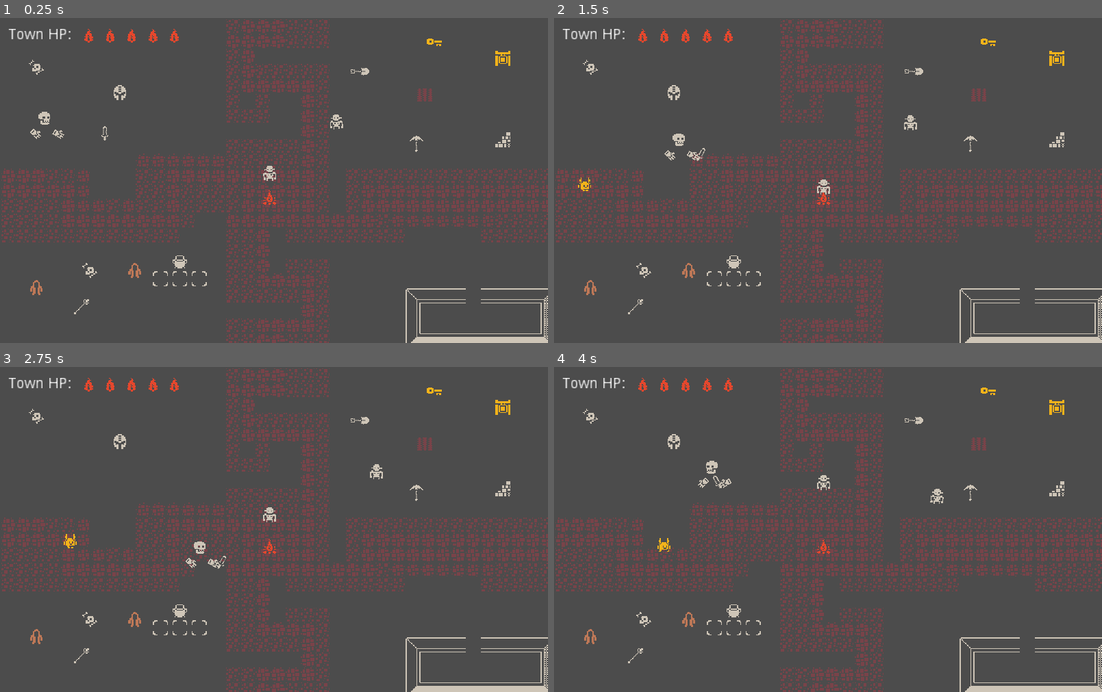
Above: before the commit, frames 1-4 (two rows, left to right).
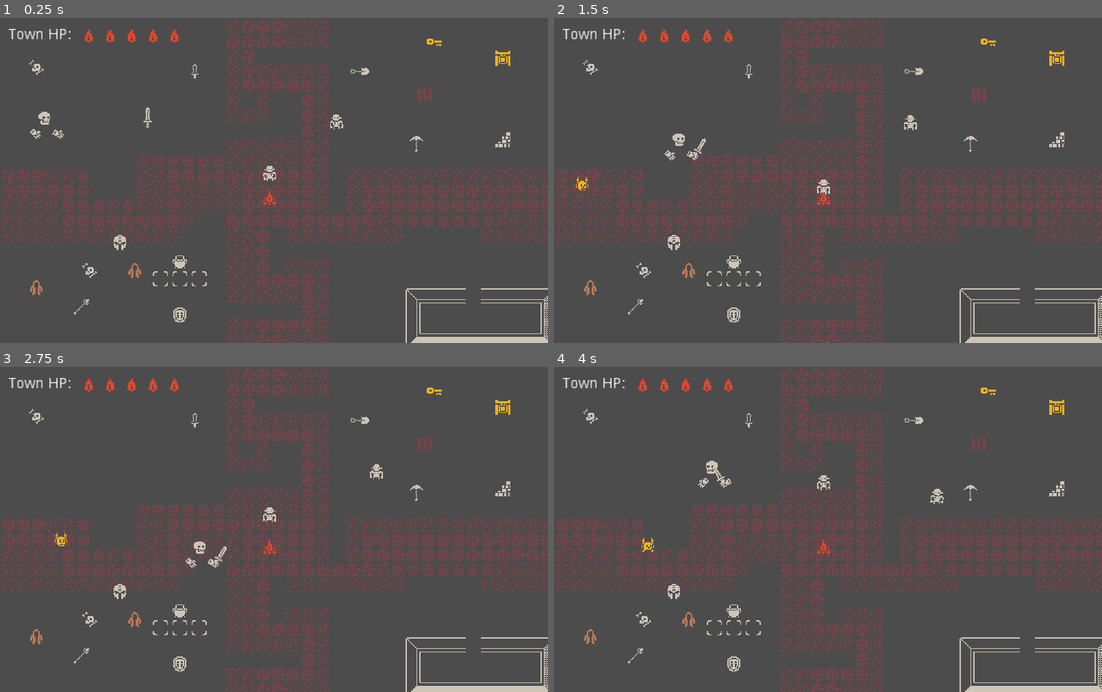
Above: after the commit, the same moments.

Repository: dw3nt/mizjam1
Game: Godot game, scene res://Playground.tscn
Same seed, same stepped clock (60 frames per second), same inputs: the game is played once before the commit and once after it.
Inputs (mouse positions are in pixels of both pictures, inside the frame that each line leads up to):
- Up to frame 1 (0.25 s): no input
- Up to frame 2 (1.5 s): move the mouse to (948, 164) at 0.52 s; hold D (move_right) 0.53-1.28 s; tap Q (pick_up_left) at 0.6 s; click (948, 164) at 0.67 s; move the mouse to (718, 196) at 1.27 s; hold S (move_down) from 1.28 s (still down); tap E (pick_up_right) at 1.35 s
- Up to frame 3 (2.75 s): move the mouse to (328, 458) at 2.02 s; release S (move_down) at 2.03 s; press the mouse at (328, 458) at 2.03 s; hold D (move_right) from 2.03 s (still down)
- Up to frame 4 (4 s): move the mouse to (800, 594) at 2.77 s; release D (move_right) at 2.78 s; release the mouse at (800, 594) at 2.78 s; hold W (move_up) 2.78-3.53 s; right-click (800, 594) at 2.85 s; click (800, 594) at 2.92 s; move the mouse to (992, 578) at 3.52 s; hold A (move_left) from 3.53 s (still down); tap Q (pick_up_left) at 3.6 s

The runs differ from the first frame. In frame 1, 0.3% of the frame differs, in the area x 18-37%, y 14-94%; in frame 2, 0.3%; in frame 3, 0.3%; in frame 4, 0.3%, in the area x 16-37%, y 14-94%.

Commit message:
minions and enemeis have modifiable stats

Diff:
--- a/Playground.tscn
+++ b/Playground.tscn
@@ -19,7 +19,9 @@
 [ext_resource path="res://objects/MageCloak.tscn" type="PackedScene" id=17]
 [ext_resource path="res://objects/MageStaff.tscn" type="PackedScene" id=18]
 [ext_resource path="res://people/Minion.tscn" type="PackedScene" id=19]
-[ext_resource path="res://objects/Helmet.tscn" type="PackedScene" id=20]
+[ext_resource path="res://objects/KnightHelmet.tscn" type="PackedScene" id=20]
+[ext_resource path="res://objects/KnightShield.tscn" type="PackedScene" id=21]
+[ext_resource path="res://objects/KnightSword.tscn" type="PackedScene" id=22]
 
 [node name="Playground" type="Node2D"]
 script = ExtResource( 5 )
@@ -67,7 +69,7 @@
 [node name="UI" parent="." instance=ExtResource( 7 )]
 
 [node name="Sword" parent="." instance=ExtResource( 8 )]
-position = Vector2( 98, 112 )
+position = Vector2( 182, 54 )
 
 [node name="BreakableWall" parent="." instance=ExtResource( 10 )]
 position = Vector2( 462, 106 )
@@ -101,5 +103,11 @@
 [node name="MageStaff" parent="." instance=ExtResource( 18 )]
 position = Vector2( 76, 270 )
 
-[node name="Helmet" parent="." instance=ExtResource( 20 )]
-position = Vector2( 112, 70 )
+[node name="KnightHelmet" parent="." instance=ExtResource( 20 )]
+position = Vector2( 112, 210 )
+
+[node name="KnightShield" parent="." instance=ExtResource( 21 )]
+position = Vector2( 168, 278 )
+
+[node name="KnightSword" parent="." instance=ExtResource( 22 )]
+position = Vector2( 142, 102 )
--- a/enemies/Attack.gd
+++ b/enemies/Attack.gd
@@ -1,7 +1,5 @@
 extends EnemyStateMachine
 
-const ATTACK_TIME_MIN = 0.75
-const ATTACK_TIME_MAX = 1.5
 const CHARGE_DISTANCE = 8
 const ATTACK_DISTANCE = 6
 enum ATTACK_TWEENS { Charging, Attacking, Resetting }
@@ -10,7 +8,7 @@
 var target = null
 var spriteStartPos = null
 var currentTween = null
-var attackTimeOffset = 0
+var currentAttackTimeOffset = 0
 var tween
 
 onready var attackTimer = $AttackTimer
@@ -30,7 +28,7 @@
 	tween.connect("tween_all_completed", self, "_on_Tween_tween_all_completed")
 	add_child(tween)
 	currentTween = null
-	attackTimeOffset = 0
+	currentAttackTimeOffset = 0
 	target = args[0]
 	spriteStartPos = fsm.sprite.position
 
@@ -51,7 +49,7 @@
 
 
 func startAttackTimer():
-	attackTimer.wait_time = rand_range(ATTACK_TIME_MIN, ATTACK_TIME_MAX) + attackTimeOffset
+	attackTimer.wait_time = rand_range(fsm.minAttackSpeed, fsm.maxAttackSpeed) + currentAttackTimeOffset
 	attackTimer.start()
 
 
@@ -98,7 +96,7 @@
 
 func _on_AttackTimer_timeout():
 	if targetExists():
-		attackTimeOffset = 2
+		currentAttackTimeOffset = fsm.attackTimeOffset
 		playChargeTween()
 
 
--- a/enemies/ChaseGoal.gd
+++ b/enemies/ChaseGoal.gd
@@ -1,6 +1,4 @@
 extends EnemyStateMachine
-
-const MOVE_SPEED = 30
 
 var fsm
 var goalPath = []
@@ -42,7 +40,7 @@
 
 	moveDir = global_position.direction_to(nextPathPoint)
 	fsm.sprite.flip_h = moveDir.x < 0
-	fsm.velocity = moveDir * MOVE_SPEED
+	fsm.velocity = moveDir * fsm.chaseGoalSpeed
 
 
 func _on_ChaseTargetDetect_body_entered(body):
--- a/enemies/ChaseTarget.gd
+++ b/enemies/ChaseTarget.gd
@@ -1,6 +1,4 @@
 extends EnemyStateMachine
-
-const MOVE_SPEED = 40
 
 var fsm
 var target = null
@@ -16,7 +14,7 @@
 	else:
 		var direction = global_position.direction_to(target.global_position)
 		fsm.sprite.flip_h = direction.x < 0
-		fsm.velocity = direction * MOVE_SPEED
+		fsm.velocity = direction * fsm.chaseTargetSpeed
 
 
 # args[0] - chase target
--- a/enemies/Enemy.gd
+++ b/enemies/Enemy.gd
@@ -2,6 +2,11 @@
 
 export var hp = 2
 export var atk = 1 setget setAtk
+export var chaseGoalSpeed = 25 setget setChaseGoalSpeed
+export var chaseTargetSpeed = 30 setget setChaseTargetSpeed
+export var minAttackSpeed = 0.75 setget setMinAttackSpeed
+export var maxAttackSpeed = 1.5 setget setMaxAttackSpeed
+export var attackTimeOffset = 2 setget setAttackTimeOffset
 
 var path setget setPath
 
@@ -10,10 +15,14 @@
 
 
 func _ready():
-	injuredState.connect("dead", self, "_on_Injured_dead")
-
+	randomize()
 	enemyStates.damage = atk
 	enemyStates.path = path
+	enemyStates.chaseGoalSpeed = chaseGoalSpeed
+	enemyStates.chaseTargetSpeed = chaseTargetSpeed
+	enemyStates.minAttackSpeed = minAttackSpeed
+	enemyStates.maxAttackSpeed = maxAttackSpeed
+	enemyStates.attackTimeOffset = attackTimeOffset
 	enemyStates.ready()
 
 
@@ -49,3 +58,32 @@
 	path = val
 	if enemyStates && path.size() > 0:
 		enemyStates.path = path
+
+
+func setChaseGoalSpeed(val):
+	chaseGoalSpeed = val
+	if enemyStates:
+		enemyStates.chaseGoalSpeed = chaseGoalSpeed
+
+
+func setChaseTargetSpeed(val):
+	chaseTargetSpeed = val
+	if enemyStates:
+		enemyStates.chaseTargetSpeed = chaseTargetSpeed
+
+
+func setMinAttackSpeed(val):
+	minAttackSpeed = val
+	if enemyStates:
+		enemyStates.minAttackSpeed = minAttackSpeed
+
+
+func setMaxAttackSpeed(val):
+	maxAttackSpeed = val
+	if enemyStates:
+		enemyStates.maxAttackSpeed = maxAttackSpeed
+
+func setAttackTimeOffset(val):
+	attackTimeOffset = val
+	if enemyStates:
+		enemyStates.attackTimeOffset = path
--- a/enemies/EnemyStateMachine.gd
+++ b/enemies/EnemyStateMachine.gd
@@ -8,10 +8,16 @@
 export(NodePath) var spritePath
 
 var state
+var velocity = Vector2.ZERO
+var history = []
+
 var path
-var velocity = Vector2.ZERO
 var damage
-var history = []
+var chaseGoalSpeed
+var chaseTargetSpeed
+var minAttackSpeed
+var maxAttackSpeed
+var attackTimeOffset
 
 onready var animation = get_node(animationPath)
 onready var sprite = get_node(spritePath)
--- a/objects/Cauldron.gd
+++ b/objects/Cauldron.gd
@@ -5,6 +5,10 @@
 	{
 		"ingredients": ["Bones", "MageCloak", "MageStaff"],
 		"scene": preload("res://people/MageMinion.tscn")
+	},
+	{
+		"ingredients": ["KnightSword", "KnightHelmet", "KnightShield"],
+		"scene": preload("res://people/KnightMinion.tscn")
 	}
 ]
 
@@ -34,6 +38,7 @@
 			item.position = Vector2.ZERO
 			item.isGrabable = false
 			itemsHeldWrap.get_child(itemsHeld.size() - 1).add_child(item)
+			item.sprite.position = Vector2.ZERO
 
 	if itemsHeld.size() >= 3:
 		var sortedItems = itemsHeld.duplicate()
--- a/objects/Helmet.tscn
+++ b/objects/KnightHelmet.tscn
@@ -2,7 +2,7 @@
 
 [ext_resource path="res://objects/PickupAble.tscn" type="PackedScene" id=1]
 
-[node name="Helmet" instance=ExtResource( 1 )]
+[node name="KnightHelmet" instance=ExtResource( 1 )]
 
 [node name="Sprite" parent="." index="1"]
 region_rect = Rect2( 512, 0, 16, 16 )
--- /dev/null
+++ b/objects/KnightShield.tscn
@@ -0,0 +1,12 @@
+[gd_scene load_steps=2 format=2]
+
+[ext_resource path="res://objects/PickupAble.tscn" type="PackedScene" id=1]
+
+[node name="KnightShield" instance=ExtResource( 1 )]
+
+[node name="Sprite" parent="." index="1"]
+region_rect = Rect2( 592, 64, 16, 16 )
+
+[node name="Hitbox" parent="." index="2"]
+collision_layer = 4096
+collision_mask = 2048
--- /dev/null
+++ b/objects/KnightSword.tscn
@@ -0,0 +1,17 @@
+[gd_scene load_steps=2 format=2]
+
+[ext_resource path="res://objects/PickupAble.tscn" type="PackedScene" id=1]
+
+[node name="KnightSword" instance=ExtResource( 1 )]
+
+[node name="CollisionShape2D" parent="PickUpDetect" index="0"]
+position = Vector2( -4, -7 )
+
+[node name="Sprite" parent="." index="1"]
+position = Vector2( -4, -9 )
+rotation = -0.785398
+region_rect = Rect2( 512, 128, 16, 16 )
+
+[node name="Hitbox" parent="." index="2"]
+collision_layer = 4096
+collision_mask = 2048
--- a/objects/PickupAble.gd
+++ b/objects/PickupAble.gd
@@ -10,6 +10,7 @@
 
 
 func _ready():
+	print(self.name +  ' ' + str(sprite.name))
 	hitboxCollision.disabled = true
 
 
--- a/people/Attack.gd
+++ b/people/Attack.gd
@@ -1,7 +1,5 @@
 extends MinionStateMachine
 
-const ATTACK_TIME_MIN = 0.75
-const ATTACK_TIME_MAX = 1.5
 const CHARGE_DISTANCE = 8
 const ATTACK_DISTANCE = 6
 enum ATTACK_TWEENS { Charging, Attacking, Resetting }
@@ -10,7 +8,7 @@
 var target = null
 var spriteStartPos = null
 var currentTween = null
-var attackTimeOffset = 0
+var currentAttackTimeOffset = 0
 var tween
 
 onready var attackTimer = $AttackTimer
@@ -35,7 +33,7 @@
 	tween.connect("tween_all_completed", self, "_on_Tween_tween_all_completed")
 	add_child(tween)
 	currentTween = null
-	attackTimeOffset = 0
+	currentAttackTimeOffset = 0
 	target = args[0]
 	spriteStartPos = fsm.sprite.position
 
@@ -56,7 +54,7 @@
 
 
 func startAttackTimer():
-	attackTimer.wait_time = rand_range(ATTACK_TIME_MIN, ATTACK_TIME_MAX) + attackTimeOffset
+	attackTimer.wait_time = rand_range(fsm.minAttackSpeed, fsm.maxAttackSpeed) + currentAttackTimeOffset
 	attackTimer.start()
 
 
@@ -103,7 +101,7 @@
 
 func _on_AttackTimer_timeout():
 	if targetExists():
-		attackTimeOffset = 2
+		currentAttackTimeOffset = fsm.attackTimeOffset
 		playChargeTween()
 
 
--- a/people/Chase.gd
+++ b/people/Chase.gd
@@ -1,6 +1,4 @@
 extends MinionStateMachine
-
-const MOVE_SPEED = 40
 
 var fsm
 var target = null
@@ -18,7 +16,7 @@
 		fsm.change_state("Wander", [])
 	else:
 		var direction = global_position.direction_to(target.global_position)
-		fsm.velocity = direction * MOVE_SPEED
+		fsm.velocity = direction * fsm.chaseSpeed
 
 
 # args[0] - chase target
--- a/people/Injured.gd
+++ b/people/Injured.gd
@@ -1,6 +1,4 @@
 extends MinionStateMachine
-
-signal dead
 
 var fsm
 
--- /dev/null
+++ b/people/KnightMinion.tscn
@@ -0,0 +1,15 @@
+[gd_scene load_steps=2 format=2]
+
+[ext_resource path="res://people/Minion.tscn" type="PackedScene" id=1]
+
+[node name="KnightMinion" instance=ExtResource( 1 )]
+hp = 10
+wanderSpeed = 20
+chaseSpeed = 35
+
+[node name="Sprite" parent="." index="2"]
+region_rect = Rect2( 496, 0, 16, 16 )
+
+[node name="MinionStateMachine" parent="." index="3"]
+animationPath = NodePath("../../KnightMinion/AnimationPlayer")
+spritePath = NodePath("../../KnightMinion/Sprite")
--- a/people/MageMinion.tscn
+++ b/people/MageMinion.tscn
@@ -3,8 +3,13 @@
 [ext_resource path="res://people/Minion.tscn" type="PackedScene" id=1]
 
 [node name="MageMinion" instance=ExtResource( 1 )]
-hp = 5
+hp = 3
 atk = 1
+wanderSpeed = 15
+chaseSpeed = 30
+minAttackSpeed = 1.0
+maxAttackSpeed = 2.0
+attackTimeOffset = 3
 
 [node name="Sprite" parent="." index="2"]
 region_rect = Rect2( 384, 16, 16, 16 )
--- a/people/Minion.gd
+++ b/people/Minion.gd
@@ -2,15 +2,24 @@
 
 export var hp = 1
 export var atk = 2 setget setAtk
+export var wanderSpeed = 25 setget setWanderSpeed
+export var chaseSpeed = 40 setget setChaseSpeed
+export var minAttackSpeed = 0.75 setget setMinAttackSpeed
+export var maxAttackSpeed = 1.5 setget setMaxAttackSpeed
+export var attackTimeOffset = 2 setget setAttackTimeOffset
 
 onready var minionStates = $MinionStateMachine
 onready var injuredState = $MinionStateMachine/Injured
 
 
 func _ready():
-	injuredState.connect("dead", self, "_on_Injured_dead")
-
+	randomize()
 	minionStates.damage = atk
+	minionStates.wanderSpeed = wanderSpeed
+	minionStates.chaseSpeed = chaseSpeed
+	minionStates.minAttackSpeed = minAttackSpeed
+	minionStates.maxAttackSpeed = maxAttackSpeed
+	minionStates.attackTimeOffset = attackTimeOffset
 	minionStates.ready()
 
 
@@ -39,3 +48,32 @@
 	atk = val
 	if minionStates:
 		minionStates.damage = atk
+
+func setWanderSpeed(val):
+	wanderSpeed = val
+	if minionStates:
+		minionStates.wanderSpeed = wanderSpeed
+
+
+func setChaseSpeed(val):
+	chaseSpeed = val
+	if minionStates:
+		minionStates.chaseSpeed = chaseSpeed
+
+
+func setMinAttackSpeed(val):
+	minAttackSpeed = val
+	if minionStates:
+		minionStates.minAttackSpeed = minAttackSpeed
+
+
+func setMaxAttackSpeed(val):
+	maxAttackSpeed = val
+	if minionStates:
+		minionStates.maxAttackSpeed = maxAttackSpeed
+
+
+func setAttackTimeOffset(val):
+	attackTimeOffset = val
+	if minionStates:
+		minionStates.attackTimeOffset = attackTimeOffset
--- a/people/MinionStateMachine.gd
+++ b/people/MinionStateMachine.gd
@@ -9,8 +9,13 @@
 
 var state
 var velocity = Vector2.ZERO
+var history = []
 var damage
-var history = []
+var wanderSpeed
+var chaseSpeed
+var minAttackSpeed
+var maxAttackSpeed
+var attackTimeOffset
 
 onready var animation = get_node(animationPath)
 onready var sprite = get_node(spritePath)
--- a/people/Player.tscn
+++ b/people/Player.tscn
@@ -228,6 +228,7 @@
 region_rect = Rect2( 544, 192, 16, 16 )
 
 [node name="PickUpDetect" type="Area2D" parent="."]
+collision_layer = 0
 collision_mask = 4
 
 [node name="CollisionShape2D" type="CollisionShape2D" parent="PickUpDetect"]
--- a/people/Wander.gd
+++ b/people/Wander.gd
@@ -1,6 +1,5 @@
 extends MinionStateMachine
 
-const MOVE_SPEED = 25
 const MOVE_DIRS = [
 	Vector2.UP,
 	Vector2.DOWN,
@@ -20,7 +19,7 @@
 
 
 func physics_process(delta):
-	fsm.velocity = moveDir * MOVE_SPEED
+	fsm.velocity = moveDir * fsm.wanderSpeed
 	if fsm.velocity == Vector2.ZERO:
 		fsm.animation.play("idle")
 	else:
Not shown: 1 places in Playground.tscn that only renumber resources
Not shown: 3 places in enemies/Enemy.tscn that only renumber resources
